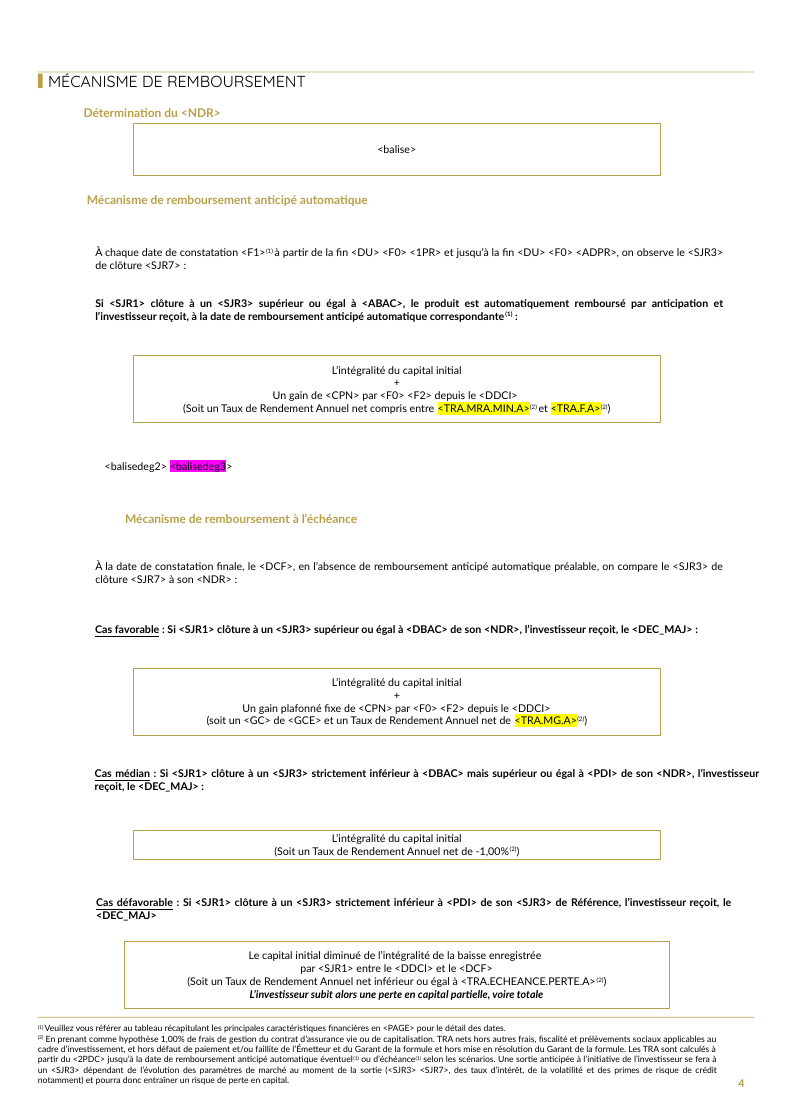
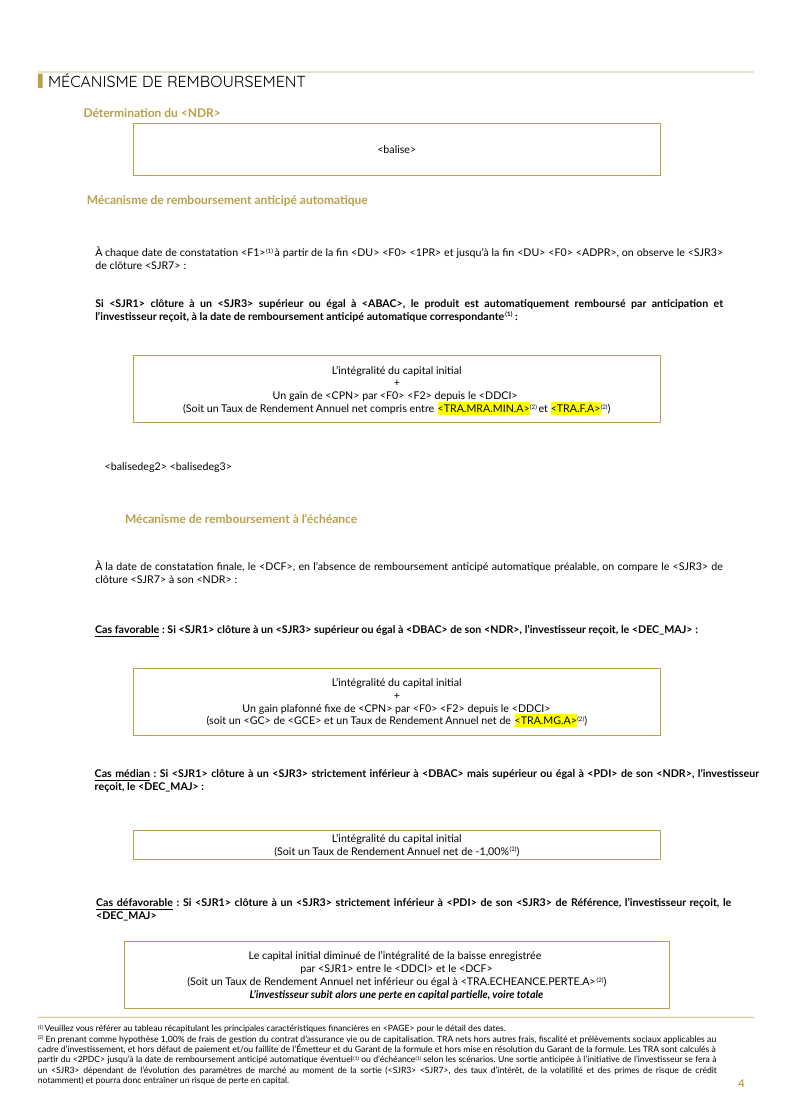
Before and after one commit to guillaumejacquin/equitim-project2, a slide deck: slide 4 of Templates/morgan.pptx. Drawn at 792x1120 pixels with LibreOffice and Linux fonts; fonts in the diff are those of the drawing; background and template pictures are left out. Boxes give left, top, right and bottom in pixels: in the first picture for what was removed or moved away, otherwise in the second. Text is boxed around its words. In the diff, an @@ line names an element or a change of style, - is before the commit and + after.

```diff
--- a/Templates/morgan.pptx
+++ b/Templates/morgan.pptx
@@ text "<balisedeg2> <balisedeg3>" at box(105, 462, 232, 472): highlight #FF00FF to none in "<balisedeg3>" @@
```
Also in this commit, not shown: 4 other slides changed, 27 other files.
